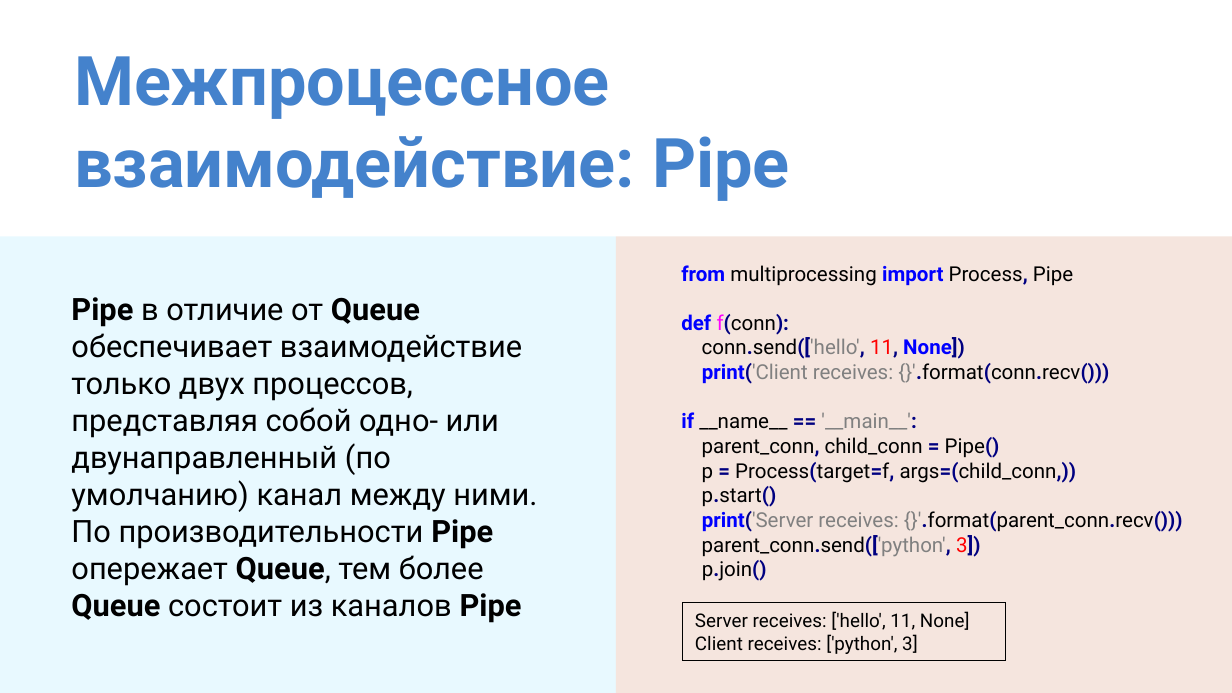
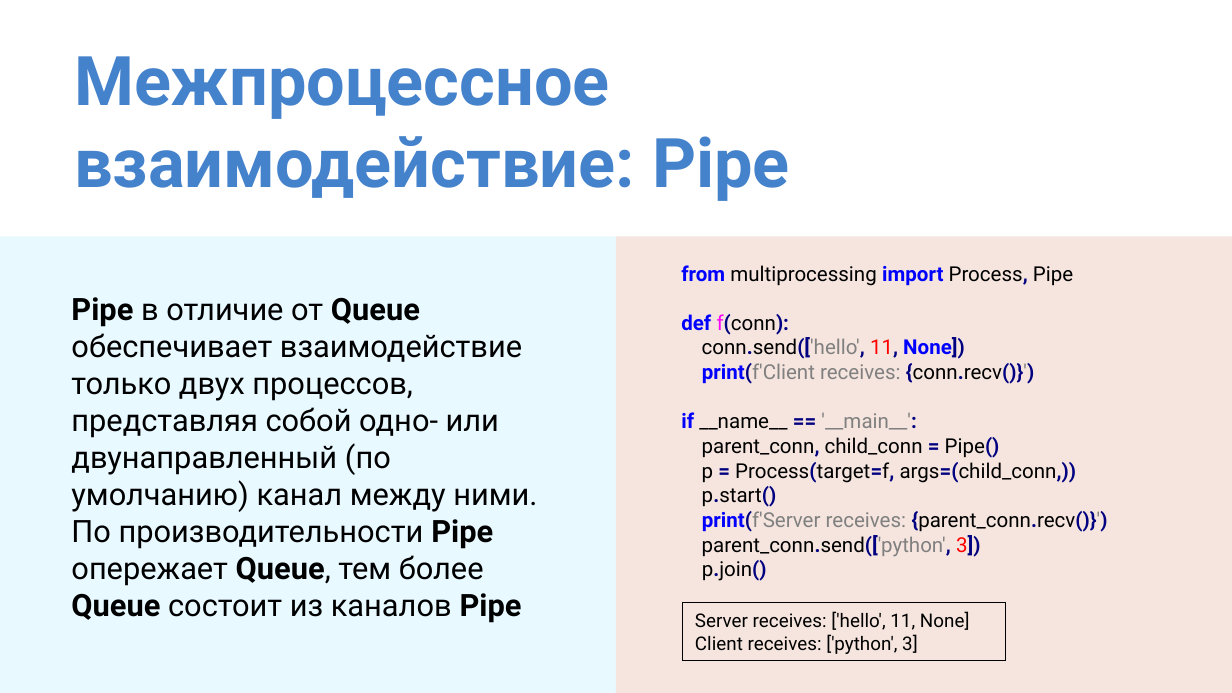
Before and after one commit to IlyaOrlov/PythonCourseKupno, a slide deck: slide 41 of Lectures/py_lec_9.pptx. Drawn at 1232x693 pixels with LibreOffice and Linux fonts; fonts in the diff are those of the drawing. Boxes give left, top, right and bottom in pixels: in the first picture for what was removed or moved away, otherwise in the second. Text is boxed around its words. In the diff, an @@ line names an element or a change of style, - is before the commit and + after.

```diff
--- a/Lectures/py_lec_9.pptx
+++ b/Lectures/py_lec_9.pptx
@@ text at <box>702,363,1034,384</box>: text changed @@
-print('Client receives: {}'.format(conn.recv()))
+print(f'Client receives: {conn.recv()}')
@@ text at <box>702,511,1108,532</box>: text changed; text colour #000000 to #808080 @@
-print('Server receives: {}'.format(parent_conn.recv()))
+print(f'Server receives: {parent_conn.recv()}')
```
Also in this commit, not shown: 5 other slides changed, 8 other files.
